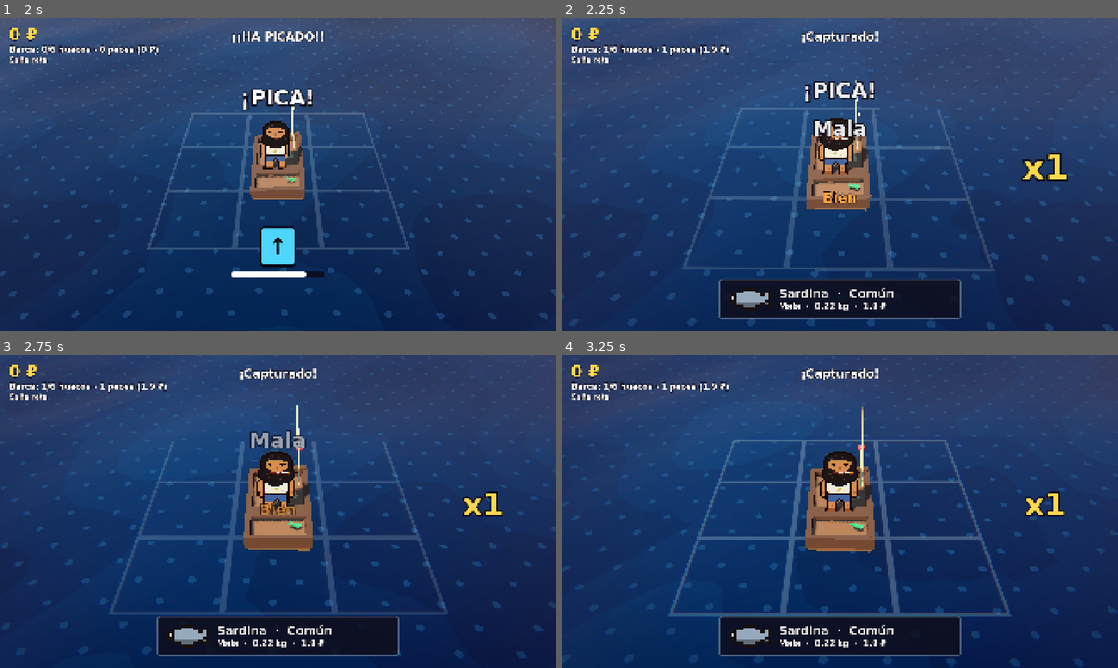
Above: before the commit, frames 1-4 (two rows, left to right).
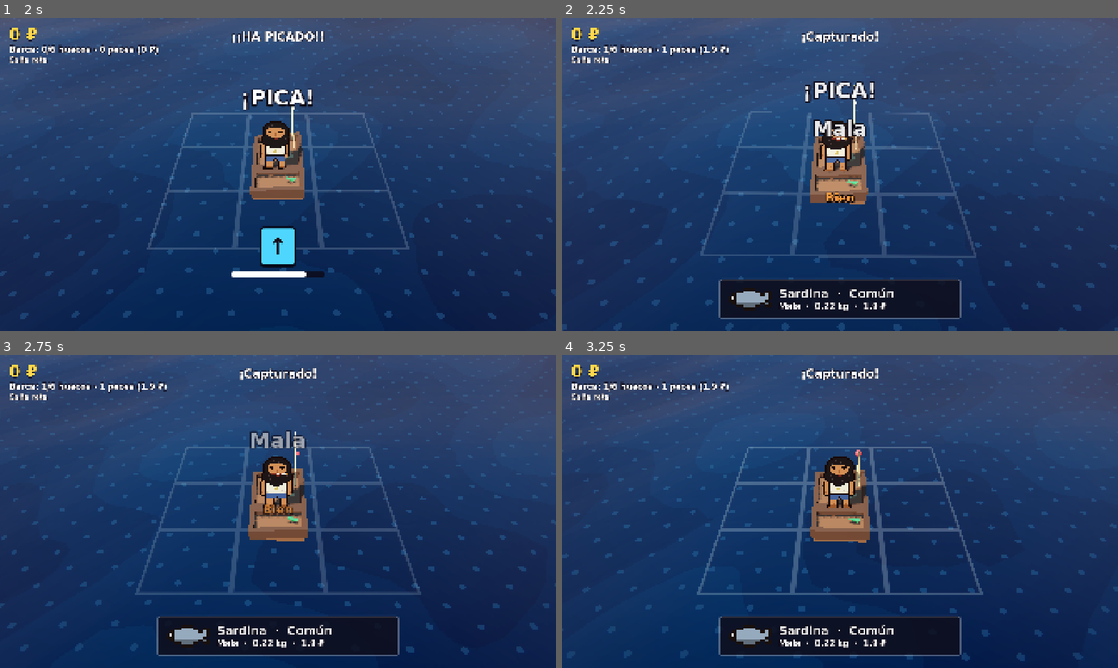
Above: after the commit, the same moments.

Repository: xNeku/FIshin
Game: Godot game, scene res://scenes/main.tscn
Two runs of this game, one before a commit and one after it. Both use one fixed random seed, a clock stepped at 60 frames per second and the inputs below.
Inputs:
- Up to frame 1 (2 s): hold Up (pesca_arriba) 0.53-1.28 s; hold E (interactuar) 0.53-1.28 s; hold Down (pesca_abajo) from 1.28 s (still down); tap E (interactuar) at 1.35 s
- Up to frame 2 (2.25 s): release Down (pesca_abajo) at 2.03 s; hold Up (pesca_arriba) from 2.03 s (still down); hold E (interactuar) from 2.03 s (still down)
- Up to frame 3 (2.75 s): keep holding Up (pesca_arriba); keep holding E (interactuar)
- Up to frame 4 (3.25 s): keep holding Up (pesca_arriba); release E (interactuar) at 2.78 s; tap E (interactuar) at 2.85 s

Frame 1 is identical in both runs. In frame 2, 9.8% of the frame differs, in the area x 0-100%, y 0-100%; in frame 3, 10%; in frame 4, 11%.

Commit message:
Sensación progresiva: zoom, shake, efectos, frases y latido crecen con los botones seguidos (máximo a 15); dobles desde el 5º botón
Co-Authored-By: Claude Opus 5.5 <noreply@anthropic.com>
Claude-Session: https://claude.ai/code/session_019rcxv2gkMTX1eHoDeqRmkz

Diff:
--- a/data/stats_pesca.tres
+++ b/data/stats_pesca.tres
@@ -13,3 +13,5 @@
 mult_calidad_min = 0.3
 mult_perfecto = 2.0
 penalizacion_machacar = 0.25
+dobles_desde_boton = 5
+botones_intensidad_maxima = 15
--- a/scripts/datos/stats_pesca.gd
+++ b/scripts/datos/stats_pesca.gd
@@ -7,8 +7,15 @@
 @export var factor_tiempo: float = 0.88
 @export var tiempo_minimo: float = 0.4
 @export var mult_tiempo_doble: float = 1.4
+## Las dobles solo pueden salir a partir de este botón de la cadena (1 = desde el primero).
+@export var dobles_desde_boton: int = 5
 @export var espera_min: float = 1.5
 @export var espera_max: float = 3.5
+
+@export_group("Sensación")
+## Botones seguidos que hacen falta para el máximo de zoom, shake y efectos.
+## Alto = el espectáculo se descubre poco a poco, según mejoras la caña.
+@export var botones_intensidad_maxima: int = 15
 
 @export_group("Calidad")
 ## Multiplicador de valor con 0 aciertos (1.0 con todos).
--- a/scripts/mundo/barca.gd
+++ b/scripts/mundo/barca.gd
@@ -7,11 +7,11 @@
 @export var balanceo_grados: float = 2.5
 @export var velocidad_balanceo: float = 1.1
 @export var flote: float = 0.04
-## Balanceo extra al tope de progreso (tensión).
+## Balanceo extra al tope de intensidad (tensión).
 @export var balanceo_tension: float = 4.0
 
 @export_group("Caña")
-## Lo que se dobla la caña al tope de progreso (grados).
+## Lo que se dobla la caña al tope de intensidad (grados).
 @export var doblez_cana: float = 25.0
 
 @export_group("Flotador")
@@ -29,7 +29,7 @@
 var _rot_cana: Vector3
 var _escala_prota: Vector3
 var _hundido: float = 0.0
-var _progreso: float = 0.0
+var _intensidad: float = 0.0
 
 
 func _ready() -> void:
@@ -39,22 +39,22 @@
 	if pesca:
 		pesca.pez_pica.connect(func(_p: PezData) -> void: _hundido = hundimiento_picada)
 		pesca.acierto.connect(func(_i: int, _n: int) -> void: _apretar())
-		pesca.progreso_cambiado.connect(func(p: float) -> void: _progreso = p)
+		pesca.intensidad_cambiada.connect(func(i: float) -> void: _intensidad = i)
 
 
 func _process(delta: float) -> void:
 	_t += delta
-	var tension: float = _progreso * balanceo_tension
+	var tension: float = _intensidad * balanceo_tension
 	rotation_degrees.z = sin(_t * velocidad_balanceo) * (balanceo_grados + tension)
 	rotation_degrees.x = sin(_t * velocidad_balanceo * 0.7) * (balanceo_grados + tension) * 0.5
 	position.y = sin(_t * velocidad_balanceo * 1.3) * flote
-	cana.rotation = _rot_cana + Vector3(deg_to_rad(doblez_cana * _progreso), 0.0, 0.0)
+	cana.rotation = _rot_cana + Vector3(deg_to_rad(doblez_cana * _intensidad), 0.0, 0.0)
 
 	var activo: bool = pesca != null and pesca.en_curso()
 	_hundido = lerpf(_hundido, 0.08 if activo else 0.0, 1.0 - exp(-3.0 * delta))
 	var temblor := Vector3.ZERO
 	if activo:
-		var amp: float = 0.02 + temblor_maximo * _progreso
+		var amp: float = 0.02 + temblor_maximo * _intensidad
 		temblor = Vector3(randf_range(-amp, amp), randf_range(-amp, amp) * 0.5, randf_range(-amp, amp))
 	flotador.global_position = _pos_flotador + Vector3(0.0, sin(_t * 2.0) * 0.03 - _hundido, 0.0) + temblor
 	_colocar_sedal()
--- a/scripts/pesca/camara_pesca.gd
+++ b/scripts/pesca/camara_pesca.gd
@@ -1,5 +1,6 @@
+class_name CamaraPesca
 extends Camera3D
-## Zoom y shake que crecen con la progresión de la pesca: cada acierto te mete más dentro.
+## Zoom y shake que crecen con la intensidad de la pesca: cuantos más botones seguidos, más dentro.
 
 @export var pesca: Pesca
 ## Hacia dónde se acerca la cámara (la cabeza del náufrago).
@@ -9,11 +10,12 @@
 @export var fov_zoom_maximo: float = 18.0
 ## Fracción del camino hacia el objetivo al llegar al perfect (0..1).
 @export_range(0.0, 0.95) var acercamiento: float = 0.5
-## Opcional: forma del zoom según el progreso (x = progreso, y = zoom).
+## Opcional: forma del zoom según la intensidad (x = intensidad, y = zoom).
 @export var curva_zoom: Curve
 @export var suavizado: float = 5.0
-## Golpe de fov en cada acierto (grados).
+## Golpe de fov en cada acierto al máximo de intensidad (grados). Con poca intensidad es menor.
 @export var patada_fov: float = 2.5
+@export var patada_fov_minima: float = 0.6
 
 @export_group("Shake")
 @export var shake_base: float = 0.0
@@ -26,6 +28,12 @@
 @export var giro_maximo_grados: float = 3.0
 @export var frecuencia: float = 22.0
 
+@export_group("Primer plano (celebración)")
+## Zoom (0..1) al que llega la cámara cuando el náufrago levanta el pez.
+@export_range(0.0, 1.0) var zoom_primer_plano: float = 0.9
+## Cuánto sube el punto de mira (hacia el pez levantado).
+@export var altura_primer_plano: float = 0.9
+
 @export_group("Impacto")
 ## Congelado breve al capturar (segundos reales). 0 = nada.
 @export var pausa_captura: float = 0.08
@@ -34,9 +42,11 @@
 var _pos_base: Vector3
 var _mirar_base: Vector3
 var _fov_base: float
-var _progreso_objetivo: float = 0.0
-var _progreso: float = 0.0
+var _intensidad_objetivo: float = 0.0
+var _intensidad: float = 0.0
+var _t_primer_plano: float = 0.0
 var _golpe: float = 0.0
+var _zoom_celebracion: float = 0.0
 var _patada: float = 0.0
 var _t: float = 0.0
 var _ruido := FastNoiseLite.new()
@@ -50,7 +60,7 @@
 	_mirar_base = _pos_base + adelante * d
 	_ruido.frequency = 1.0
 	if pesca:
-		pesca.progreso_cambiado.connect(func(p: float) -> void: _progreso_objetivo = p)
+		pesca.intensidad_cambiada.connect(func(i: float) -> void: _intensidad_objetivo = i)
 		pesca.pez_pica.connect(func(_p: PezData) -> void: _golpe += golpe_picada)
 		pesca.acierto.connect(_on_acierto)
 		pesca.fallo.connect(func() -> void: _golpe += golpe_fallo)
@@ -61,24 +71,36 @@
 func _process(delta: float) -> void:
 	var dt: float = Juego.delta_real(delta)
 	_t += dt
-	_progreso = lerpf(_progreso, _progreso_objetivo, 1.0 - exp(-suavizado * dt))
-	var z: float = curva_zoom.sample(_progreso) if curva_zoom else _progreso
+	_intensidad = lerpf(_intensidad, _intensidad_objetivo, 1.0 - exp(-suavizado * dt))
+	var z: float = curva_zoom.sample(_intensidad) if curva_zoom else _intensidad
 	var obj: Vector3 = objetivo.global_position if objetivo else _mirar_base
+	_t_primer_plano = maxf(0.0, _t_primer_plano - dt)
+	if _t_primer_plano > 0.0:
+		_zoom_celebracion = lerpf(_zoom_celebracion, zoom_primer_plano, 1.0 - exp(-3.0 * dt))
+	else:
+		_zoom_celebracion = lerpf(_zoom_celebracion, 0.0, 1.0 - exp(-2.0 * dt))
+	z = maxf(z, _zoom_celebracion)
+	obj += Vector3.UP * altura_primer_plano * _zoom_celebracion
 	global_position = _pos_base.lerp(obj, acercamiento * z)
 	look_at(_mirar_base.lerp(obj, z))
 	_patada = lerpf(_patada, 0.0, 1.0 - exp(-10.0 * dt))
 	fov = lerpf(_fov_base, fov_zoom_maximo, z) - _patada
 	_golpe = lerpf(_golpe, 0.0, 1.0 - exp(-decaimiento_golpe * dt))
-	var trauma: float = shake_base + shake_maximo * z * z + _golpe
+	var trauma: float = shake_base + shake_maximo * _intensidad * _intensidad + _golpe
 	var tn: float = _t * frecuencia
 	h_offset = _ruido.get_noise_2d(tn, 0.0) * trauma
 	v_offset = _ruido.get_noise_2d(0.0, tn) * trauma
 	rotate_object_local(Vector3.BACK, deg_to_rad(giro_maximo_grados) * _ruido.get_noise_2d(tn, tn) * minf(trauma * 4.0, 1.0))
 
 
-func _on_acierto(indice: int, total: int) -> void:
-	_golpe += golpe_acierto * (1.0 + float(indice) / float(total))
-	_patada += patada_fov
+## Acercamiento dramático durante una celebración.
+func primer_plano(segundos: float) -> void:
+	_t_primer_plano = segundos
+
+
+func _on_acierto(_indice: int, _total: int) -> void:
+	_golpe += golpe_acierto * (0.5 + _intensidad_objetivo)
+	_patada += lerpf(patada_fov_minima, patada_fov, _intensidad_objetivo)
 
 
 func _on_capturado(captura: Dictionary, _pez: PezData) -> void:
--- a/scripts/pesca/pesca.gd
+++ b/scripts/pesca/pesca.gd
@@ -9,8 +9,9 @@
 signal fallo
 signal machacar_progreso(golpes: int, necesarios: int)
 signal machacar_fallido(escapa: bool)
-## 0..1 respecto a las pulsaciones del perfect del pez actual.
-signal progreso_cambiado(progreso: float)
+## 0..1 según cuántos botones llevas en esta cadena (ver StatsPesca.botones_intensidad_maxima).
+## Lo visual (zoom, shake, efectos, frases) crece con esto: con cadenas cortas apenas se nota.
+signal intensidad_cambiada(intensidad: float)
 signal pez_capturado(captura: Dictionary, pez: PezData)
 signal pez_escapado(pez: PezData)
 ## Pez capturado pero sin hueco en la barca: se suelta.
@@ -117,7 +118,7 @@
 	pez = null
 	_contador = randf_range(stats.espera_min, stats.espera_max) * Juego.cana().mult_espera * Juego.mult_espera_cebo()
 	_cambiar_estado(Estado.ESPERANDO)
-	progreso_cambiado.emit(0.0)
+	intensidad_cambiada.emit(0.0)
 
 
 ## True mientras hay un pez enganchado (botones en pantalla o entre botones).
@@ -125,10 +126,14 @@
 	return estado == Estado.PASO or estado == Estado.ENTRE_PASOS
 
 
-func progreso() -> float:
-	if pez == null:
-		return 0.0
-	return clampf(float(indice) / float(pez.pasos_perfect), 0.0, 1.0)
+func intensidad() -> float:
+	return clampf(float(indice) / float(maxi(1, stats.botones_intensidad_maxima)), 0.0, 1.0)
+
+
+## Alarga la pausa tras el resultado (para celebraciones).
+func retener(segundos: float) -> void:
+	if estado == Estado.RESULTADO:
+		_contador = maxf(_contador, segundos)
 
 
 func paso_actual() -> Paso:
@@ -185,7 +190,7 @@
 			p.acciones = [todas.pick_random()]
 			p.pulsaciones = pez.pulsaciones_machacar
 			p.tiempo = pez.tiempo_machacar * mult
-		elif i > 0 and randf() < pez.prob_doble:
+		elif i + 1 >= stats.dobles_desde_boton and randf() < pez.prob_doble:
 			p.tipo = Tipo.DOBLE
 			p.acciones = [NUMEROS.pick_random(), FLECHAS.pick_random()]
 			p.tiempo *= stats.mult_tiempo_doble
@@ -216,7 +221,7 @@
 
 func _avanzar() -> void:
 	indice += 1
-	progreso_cambiado.emit(progreso())
+	intensidad_cambiada.emit(intensidad())
 	if indice >= pasos.size():
 		_capturar()
 	else:
--- a/scripts/pesca/sonido_pesca.gd
+++ b/scripts/pesca/sonido_pesca.gd
@@ -1,8 +1,10 @@
 extends Node
-## Sonidos del minijuego. El tono de los aciertos sube con la cadena y el latido acelera con el progreso.
+## Sonidos del minijuego. El tono de los aciertos sube con la cadena y el latido aparece y acelera con la intensidad.
 
 @export var pesca: Pesca
 @export var subida_tono_por_acierto: float = 0.06
+## El latido no suena hasta llegar a esta intensidad: se descubre con cadenas largas.
+@export var latido_desde: float = 0.25
 @export var latido_volumen_min_db: float = -30.0
 @export var latido_volumen_max_db: float = 0.0
 @export var latido_tono_min: float = 0.8
@@ -17,7 +19,7 @@
 @onready var escapa: AudioStreamPlayer = $Escapa
 @onready var latido: AudioStreamPlayer = $Latido
 
-var _progreso: float = 0.0
+var _intensidad: float = 0.0
 
 
 func _ready() -> void:
@@ -33,13 +35,14 @@
 		(perfecto if c.perfecto else captura).play())
 	pesca.pez_escapado.connect(func(_p: PezData) -> void: escapa.play())
 	pesca.barca_llena.connect(func(_p: PezData) -> void: escapa.play())
-	pesca.progreso_cambiado.connect(func(p: float) -> void: _progreso = p)
+	pesca.intensidad_cambiada.connect(func(i: float) -> void: _intensidad = i)
 
 
 func _process(_delta: float) -> void:
-	if pesca and pesca.en_curso() and not latido.playing:
-		latido.volume_db = lerpf(latido_volumen_min_db, latido_volumen_max_db, _progreso)
-		latido.pitch_scale = lerpf(latido_tono_min, latido_tono_max, _progreso)
+	if pesca and pesca.en_curso() and _intensidad >= latido_desde and not latido.playing:
+		var k: float = inverse_lerp(latido_desde, 1.0, _intensidad)
+		latido.volume_db = lerpf(latido_volumen_min_db, latido_volumen_max_db, k)
+		latido.pitch_scale = lerpf(latido_tono_min, latido_tono_max, k)
 		latido.play()
 
 
--- a/scripts/ui/hud.gd
+++ b/scripts/ui/hud.gd
@@ -3,16 +3,19 @@
 
 @export var pesca: Pesca
 @export var barco: BarcoComerciante
+@export var celebracion: Node
 @export var escena_popup: PackedScene
 @export var velocidad_contador: float = 6.0
-## Cuánto salta de sitio el botón al tope del progreso (píxeles).
+## Cuánto salta de sitio el botón al tope de intensidad (píxeles).
 @export var salto_prompt_maximo: float = 220.0
 @export var color_numeros: Color = Color("ff9a3c")
 @export var color_flechas: Color = Color("4fd6ff")
 @export var color_perfecto: Color = Color("ffd84a")
 @export var color_fallo: Color = Color("ff4a4a")
 @export var colores_rareza: Array[Color] = [Color("e8e8e8"), Color("4fa3ff"), Color("b56bff"), Color("ffb02e")]
+## Frase de cada acierto según cuántos botones llevas: la palabra i sale desde el botón umbrales_palabras[i].
 @export var palabras_acierto: Array[String] = ["Bien", "Genial", "¡Brutal!", "¡LOCURA!", "¡¡DIOS!!", "¡¡¡INHUMANO!!!"]
+@export var umbrales_palabras: Array[int] = [1, 3, 5, 8, 11, 15]
 
 const TEXTO_TECLA: Dictionary = {
 	&"pesca_1": "1", &"pesca_2": "2", &"pesca_3": "3", &"pesca_4": "4",
@@ -43,7 +46,7 @@
 @onready var aviso: Label = $Aviso
 
 var _rublos_mostrados: float = 0.0
-var _progreso: float = 0.0
+var _intensidad_objetivo: float = 0.0
 var _intensidad: float = 0.0
 var _destello: float = 0.0
 var _pos_prompt: Vector2
@@ -68,8 +71,13 @@
 		pesca.pez_capturado.connect(_on_capturado)
 		pesca.pez_escapado.connect(_on_escapado)
 		pesca.barca_llena.connect(_on_barca_llena)
-		pesca.progreso_cambiado.connect(func(p: float) -> void: _progreso = p)
+		pesca.intensidad_cambiada.connect(func(i: float) -> void: _intensidad_objetivo = i)
 		_on_estado(pesca.estado)
+	if celebracion:
+		celebracion.empezada.connect(func(pez: PezData) -> void:
+			estado.text = "¡%s!" % pez.nombre.to_upper()
+			combo.visible = false
+			_popup("¡%s!" % pez.nombre.to_upper(), colores_rareza[pez.rareza], Vector2(0.5, 0.18), 2.0))
 	if barco:
 		barco.vendido.connect(_on_vendido)
 		barco.llegado.connect(func() -> void: _popup("¡Ha llegado un comerciante!", colores_rareza[1], Vector2(0.5, 0.3), 0.8))
@@ -94,7 +102,7 @@
 	if p:
 		barra_tiempo.value = pesca.tiempo_restante / p.tiempo * 100.0
 
-	_intensidad = lerpf(_intensidad, _progreso, 1.0 - exp(-4.0 * dt))
+	_intensidad = lerpf(_intensidad, _intensidad_objetivo, 1.0 - exp(-4.0 * dt))
 	_destello = lerpf(_destello, 0.0, 1.0 - exp(-8.0 * dt))
 	if _mat:
 		_mat.set_shader_parameter("intensidad", _intensidad)
@@ -136,7 +144,7 @@
 		barra_machacar.value = 0
 		machacar.text = "¡MACHACA %s!" % TEXTO_TECLA.get(p.acciones[0], "?")
 	# Cuanto más dentro, más loco salta el botón por la pantalla.
-	var salto: float = salto_prompt_maximo * _progreso
+	var salto: float = salto_prompt_maximo * _intensidad_objetivo * _intensidad_objetivo
 	prompt.position = _pos_prompt + Vector2(randf_range(-salto, salto), randf_range(-salto, salto) * 0.5)
 	teclas.pivot_offset = teclas.size * 0.5
 	teclas.scale = Vector2.ONE * 1.5
@@ -149,17 +157,24 @@
 	panel.self_modulate = color_flechas if accion in Pesca.FLECHAS else color_numeros
 
 
-func _on_acierto(indice: int, total: int) -> void:
-	_destello = 0.35 + 0.4 * float(indice) / float(total)
-	combo.visible = true
+func _on_acierto(indice: int, _total: int) -> void:
+	var k: float = clampf(float(indice) / float(maxi(1, pesca.stats.botones_intensidad_maxima)), 0.0, 1.0)
+	_destello = 0.15 + 0.5 * k
+	combo.visible = indice >= 2
 	combo.text = "x%d" % indice
 	combo.pivot_offset = combo.size * 0.5
-	combo.scale = Vector2.ONE * (1.6 + float(indice) / float(total))
-	create_tween().tween_property(combo, "scale", Vector2.ONE * (1.0 + 0.5 * float(indice) / float(total)), 0.15)
-	var n: int = clampi(int(float(indice - 1) / float(total) * palabras_acierto.size()), 0, palabras_acierto.size() - 1)
-	var c: Color = color_numeros.lerp(color_perfecto, float(indice) / float(total))
-	_popup_en(palabras_acierto[n], c, prompt.position + teclas.position + teclas.size * 0.5 + Vector2(0, -120), 0.8 + 0.5 * float(indice) / float(total))
-
+	combo.scale = Vector2.ONE * (1.2 + k)
+	create_tween().tween_property(combo, "scale", Vector2.ONE * (0.8 + 0.6 * k), 0.15)
+	var c: Color = color_numeros.lerp(color_perfecto, k)
+	_popup_en(_palabra(indice), c, prompt.position + teclas.position + teclas.size * 0.5 + Vector2(0, -120), 0.7 + 0.7 * k)
+
+
+func _palabra(indice: int) -> String:
+	var texto: String = palabras_acierto[0] if not palabras_acierto.is_empty() else ""
+	for n in mini(palabras_acierto.size(), umbrales_palabras.size()):
+		if indice >= umbrales_palabras[n]:
+			texto = palabras_acierto[n]
+	return texto
 
 func _on_fallo() -> void:
 	_popup_en("¡FALLO!", color_fallo, prompt.position + teclas.position + teclas.size * 0.5, 1.0)
@@ -176,7 +191,8 @@
 
 func _on_capturado(c: Dictionary, pez: PezData) -> void:
 	var col: Color = colores_rareza[pez.rareza]
-	estado.text = "¡Capturado!"
+	if not (celebracion and celebracion.celebrando):
+		estado.text = "¡Capturado!"
 	resultado.visible = true
 	icono.texture = pez.icono
 	nombre.text = "%s  ·  %s" % [pez.nombre, NOMBRES_RAREZA[pez.rareza]]
